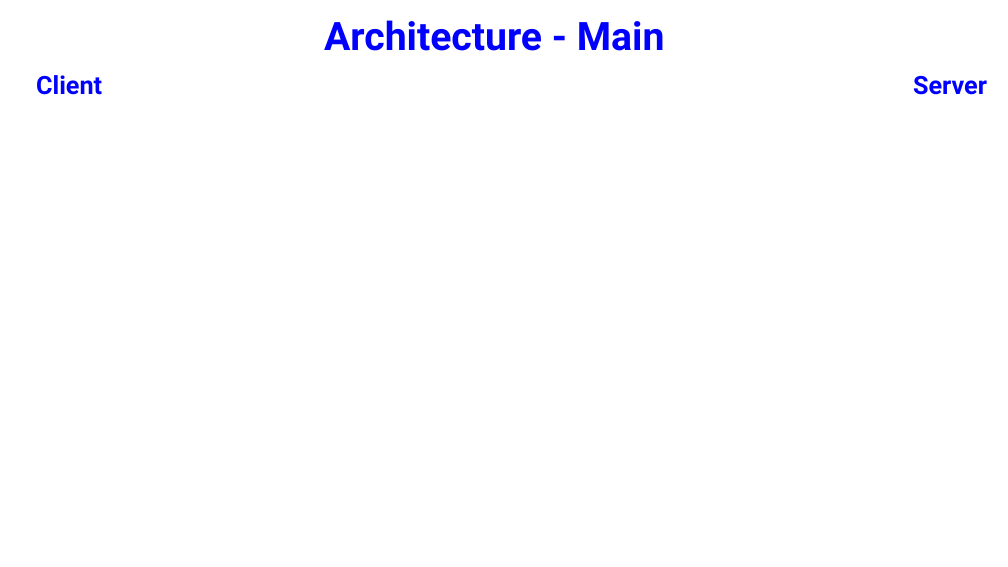
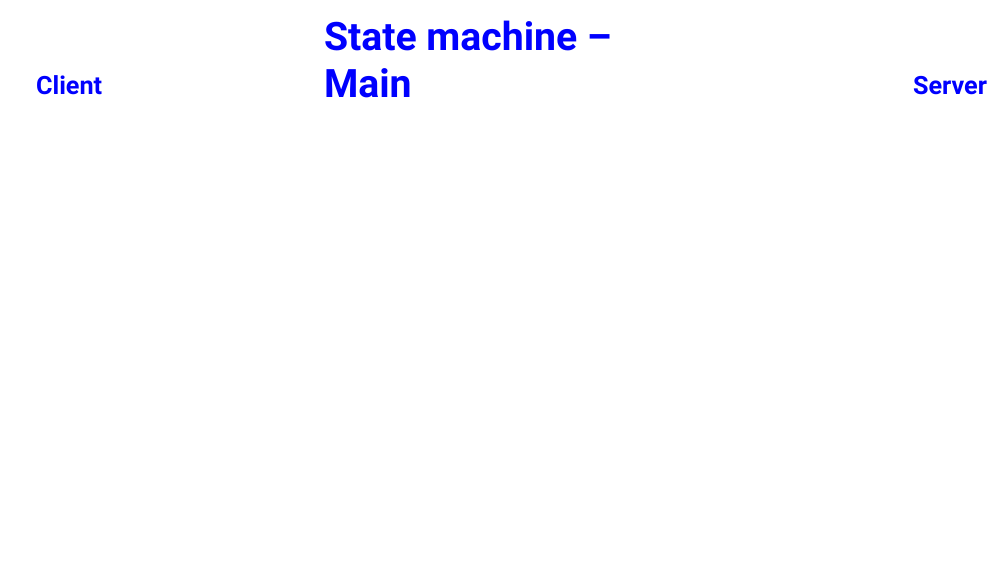
Before and after one commit to ntmchau2202/Network-Programming-20202, a slide deck: slide 6 of Presentation/week2-architecture/NP-group3-Caro-week2.pptx. Drawn at 1008x567 pixels with LibreOffice and Linux fonts; fonts in the diff are those of the drawing; background and template pictures are left out. Boxes give left, top, right and bottom in pixels: in the first picture for what was removed or moved away, otherwise in the second. Text is boxed around its words. In the diff, an @@ line names an element or a change of style, - is before the commit and + after.

```diff
--- a/Presentation/week2-architecture/NP-group3-Caro-week2.pptx
+++ b/Presentation/week2-architecture/NP-group3-Caro-week2.pptx
@@ title at (324, 20, 577, 98): text changed @@
-Architecture - Main
+State machine – Main
```
Also in this commit, not shown: 2 other slides changed, 2 slides added, 2 other files.
